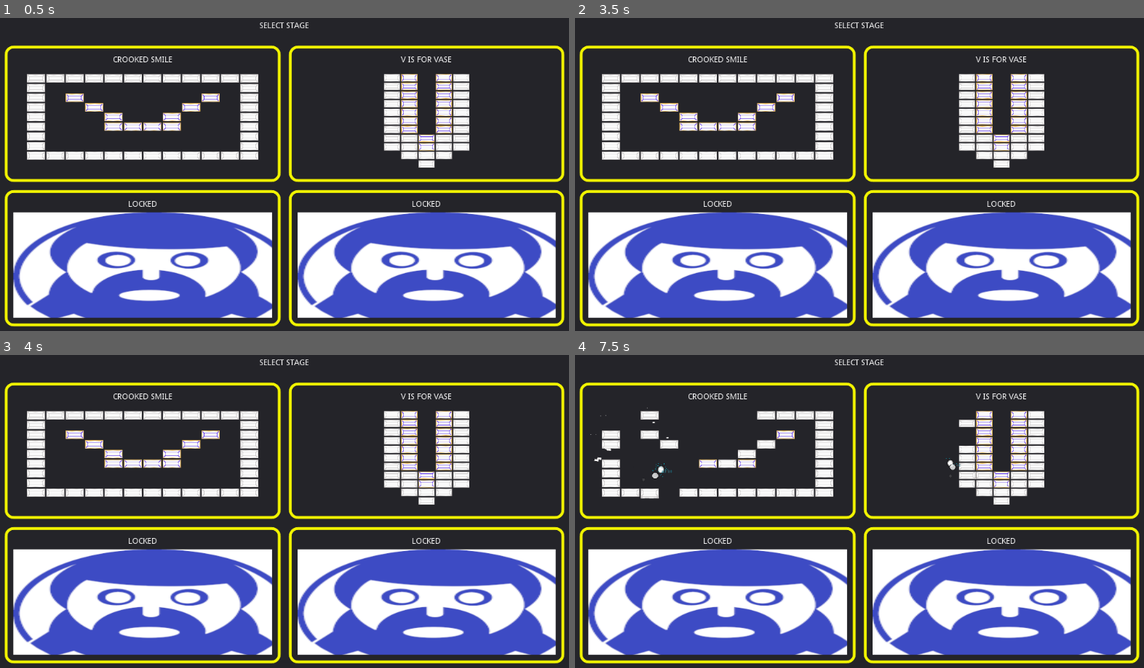
Above: before the commit, frames 1-4 (two rows, left to right).
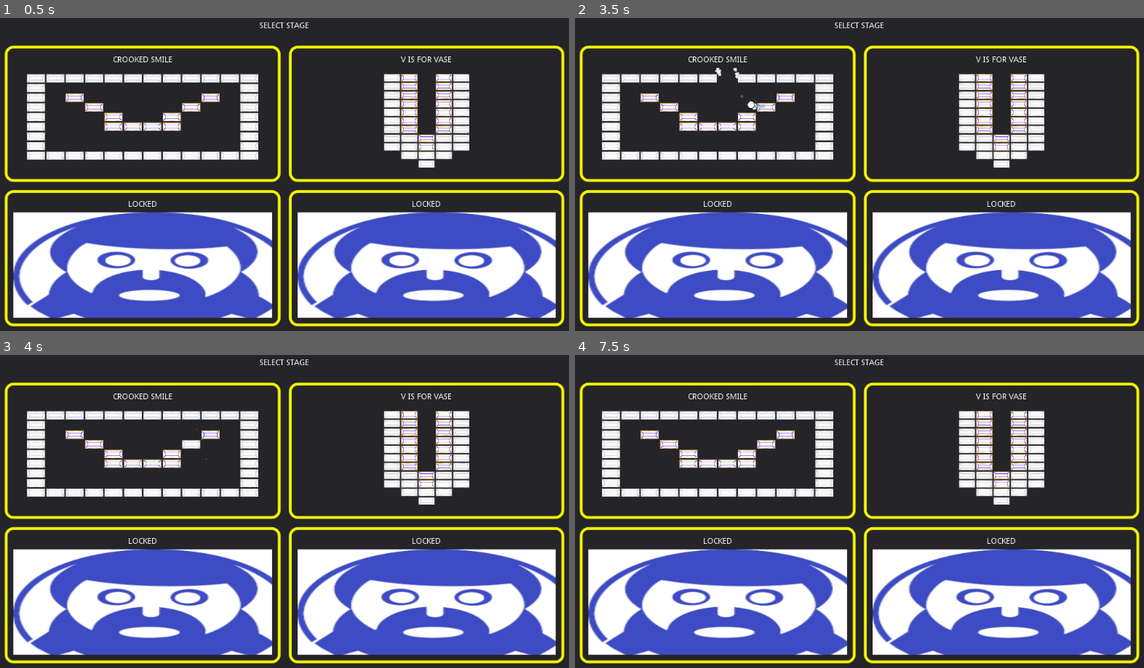
Above: after the commit, the same moments.

Repository: Anatolij-Grigorjev/Breakout4Godot
Game: Godot game, scene res://menus/StageSelectMenu.tscn
The game is run twice, just before and just after one commit, with the same random seed, the same clock (stepped at 60 frames per second) and the same inputs. This scene is started directly instead of the project's main scene.
Inputs (mouse positions are in pixels of both pictures, inside the frame that each line leads up to):
- Up to frame 1 (0.5 s): no input
- Up to frame 2 (3.5 s): tap Enter (ui_accept) at 0.5, 0.77, 2, 2.75 s; move the mouse to (990, 149) at 0.52 s; hold Right (paddle_right) 0.53-1.25 s; tap Space (paddle_launch_ball) at 0.6 s; click (990, 149) at 0.67 s; drag from (745, 183) to (831, 237) at 1.27 s; move the mouse to (916, 93) at 2.02 s; hold Right (paddle_right) 2.03-2.75 s; tap Alt at 2.1 s; click (916, 93) at 2.17 s; drag from (831, 237) to (683, 118) at 2.77 s
- Up to frame 3 (4 s): move the mouse to (460, 555) at 3.52 s; hold Left (paddle_left) from 3.53 s (still down); tap Space (paddle_launch_ball) at 3.6 s; click (460, 555) at 3.67 s; tap Enter (ui_accept) at 3.77 s
- Up to frame 4 (7.5 s): tap B (debug1) at 4.15 s; release Left (paddle_left) at 4.25 s; drag from (683, 455) to (774, 420) at 4.27 s; move the mouse to (887, 505) at 5.02 s; hold Left (paddle_left) 5.03-5.75 s; tap Alt at 5.1 s; click (887, 505) at 5.17 s; drag from (774, 420) to (745, 520) at 5.77 s; move the mouse to (990, 486) at 6.52 s; hold Right (paddle_right) 6.53-7.25 s; tap Space (paddle_launch_ball) at 6.6 s; click (990, 486) at 6.67 s; tap Enter (ui_accept) at 6.77 s; drag from (745, 520) to (831, 574) at 7.27 s

Frame 1 is identical in both runs. In frame 2, 0.2% of the frame differs, in the area x 24-34%, y 15-31%; in frame 3, less than 0.1%; in frame 4, 1.7%, in the area x 2-71%, y 16-46%.
Error after the commit: Attempt to call function 'queue_free' in base 'previously freed instance' on a null instance. (res://menus/StageSelectBlock.gd:62)

Commit message:
start trying to preview ball with stage on mouseover

Diff:
--- a/game/menus/StageSelectBlock.gd
+++ b/game/menus/StageSelectBlock.gd
@@ -27,6 +27,8 @@
 	_set_title_label(stage_title)
 	if not stage_bricks:
 		return
+	$TouchPanel.connect("mouse_entered", self, "_on_Panel_mouse_entered")
+	$TouchPanel.connect("mouse_exited", self, "_on_Panel_mouse_exited")
 	bricks = stage_bricks.instance()
 	placeholder_graphic.queue_free()
 	preview_window.add_child(bricks)
@@ -60,12 +62,12 @@
 		ball.queue_free()
 
 
-func reset_view():
+func _reset_view():
 	_clear_ball()
 	bricks.reset_bricks()
 
 
-func launch_ball():
+func _launch_ball():
 	_clear_ball()
 	ball = BallScn.instance()
 	preview_window.add_child(ball)
@@ -74,13 +76,6 @@
 	ball.direction = Utils.randomPoint(1.0, 1.0)
 	ball.speedup_ball_by_amount(ball.speed_additive_for_coef(5.0))
 
-
-func _process(delta):
-	if bricks and Input.is_action_just_released("debug1"):
-		if ball:
-			reset_view()
-		else:
-			launch_ball()
 
 
 func _get_bricks_scale_factor(viewport: Viewport, bricks: BricksMap) -> float:
@@ -97,3 +92,12 @@
 	var lbl = $Panel/MarginContainer/VBoxContainer/StageTitle
 	if lbl:
 		lbl.text = title
+
+
+func _on_Panel_mouse_entered():
+	if not ball:
+		_launch_ball()
+
+func _on_Panel_mouse_exited():
+	if ball:
+		_reset_view()
--- a/game/menus/StageSelectBlock.tscn
+++ b/game/menus/StageSelectBlock.tscn
@@ -97,3 +97,8 @@
 position = Vector2( 10, -10 )
 rotation = 1.5708
 scale = Vector2( 1, 2 )
+
+[node name="TouchPanel" type="Panel" parent="."]
+self_modulate = Color( 1, 1, 1, 0 )
+anchor_right = 1.0
+anchor_bottom = 1.0
